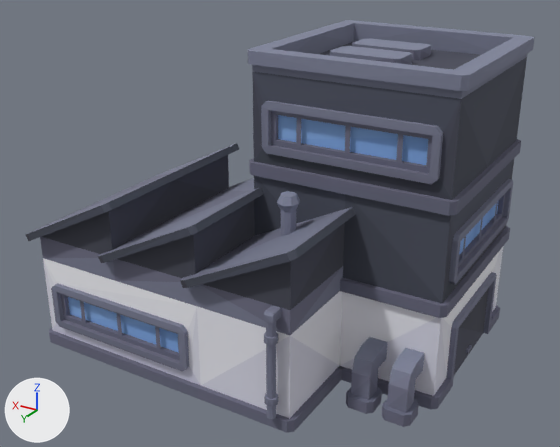
The glTF model client/public/models/batiments/warehouse_g.glb as it was, and as the next commit left it.
One viewpoint serves both versions: a 50 mm camera at (-1.58, 2.59, 1.82) aimed at (-0.05, 0.02, 0.54). Every picture has the same lights, and +X, +Y and +Z are marked at lower left. The first picture is the older version. Vertices at exactly the same position are counted once.

In view in the first picture: 'warehouse_g'.
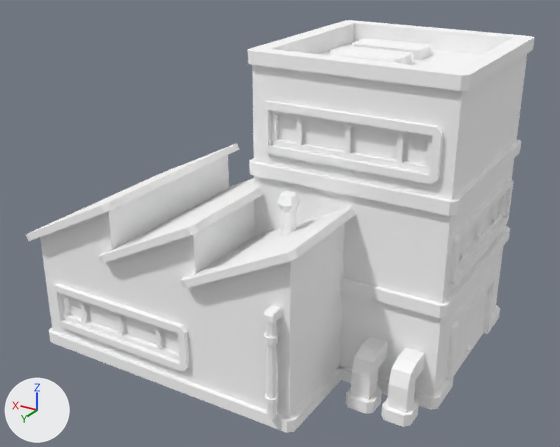
Changed parts and their boxes (x1, y1, x2, y2) in the pictures (560 x 447 px):
part 1 of me_warehouse_g, recoloured (lighter)
    both: (26, 20, 535, 433)

The edits, one by one:
me_warehouse_g has 830 vertices, 1242 faces and spans x -0.84..0.84, y -0.64..0.64, z 0.0..1.28.
me_warehouse_g is used by ob_warehouse_g; location (0.0, 0.0, 0.0).
me_warehouse_g part 1: 1242 faces centred in x -0.84..0.83, y -0.64..0.64, z 0.0..1.28 are repainted in the vertex colours; the middle colour goes from grey #707085 to white #ffffff.
